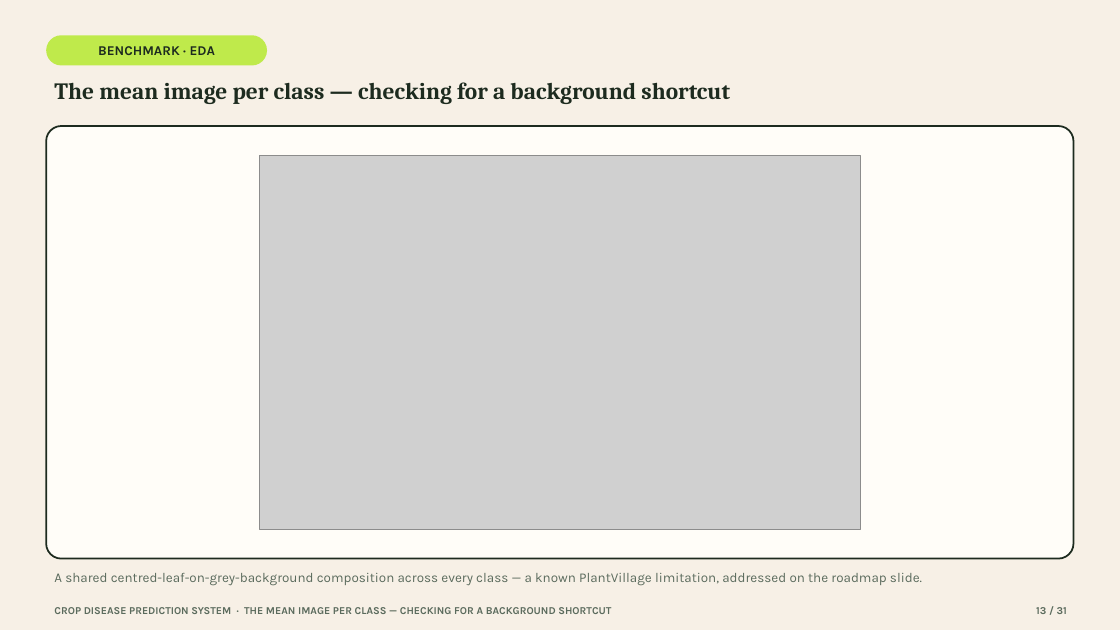
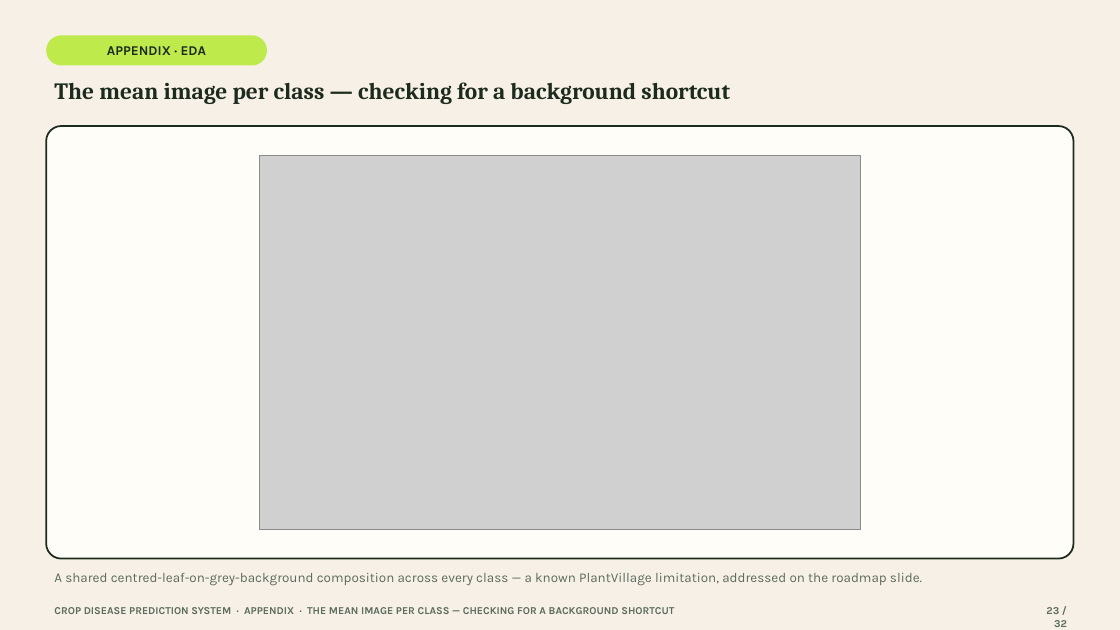
Before and after one commit to devSaksham/crop-disease-detection, a slide deck: slide 23 of presentation/Crop_Disease_Prediction_System.pptx (slide 13 before the commit). Drawn at 1120x630 pixels with LibreOffice and Linux fonts; fonts in the diff are those of the drawing; grey boxes stand for pictures. Boxes give left, top, right and bottom in pixels: in the first picture for what was removed or moved away, otherwise in the second. Text is boxed around its words. In the diff, an @@ line names an element or a change of style, - is before the commit and + after.

Commit message:
Restructure presentation: drop Grad-CAM, fix benchmark model/class attribution, add literature review, move plots to appendix
- Deleted the Grad-CAM slide entirely per review feedback.
- Corrected wording that implied the benchmark study compared the two
  production architectures (residual CNN / CBAM CNN); it actually compares
  a from-scratch VGG-style CNN vs. EfficientNetB3 transfer learning on a
  15-class, 3-crop subset -- fixed on the "At a Glance" stat card and the
  benchmark methodology slide, which now explicitly distinguishes the two
  studies.
- Added a five-point Literature Review slide (Hughes & Salathe, Mohanty et
  al., He et al., Tan & Le, Singh et al.), sourced from the citations
  already verified in the LaTeX end-term report.
- Trimmed the main flow to 16 concise slides and moved the 15 detailed
  benchmark plots (EDA, learning curves, confusion matrices, ROC/PR,
  calibration, error gallery, full metrics table) after the Thank You
  slide as a labelled appendix, behind a new divider slide.
- Added a benchmark-scope caveat to the Limitations slide and renumbered
  all footers (now NN / 32).

```diff
--- a/presentation/Crop_Disease_Prediction_System.pptx
+++ b/presentation/Crop_Disease_Prediction_System.pptx
@@ text in rounded rectangle at (x1=107, y1=46, x2=206, y2=55): text changed @@
-BENCHMARK · EDA
+APPENDIX · EDA
@@ text at (x1=54, y1=607, x2=674, y2=614): text changed @@
-CROP DISEASE PREDICTION SYSTEM · THE MEAN IMAGE PER CLASS — CHECKING FOR A BACKGROUND SHORTCUT
+CROP DISEASE PREDICTION SYSTEM · APPENDIX · THE MEAN IMAGE PER CLASS — CHECKING FOR A BACKGROUND SHORTCUT
@@ text at (x1=1046, y1=607, x2=1067, y2=627): text changed @@
-13 / 31
+23 / 32
```
Also in this commit, not shown: 29 other slides changed, 2 slides added, 1 slide removed.
